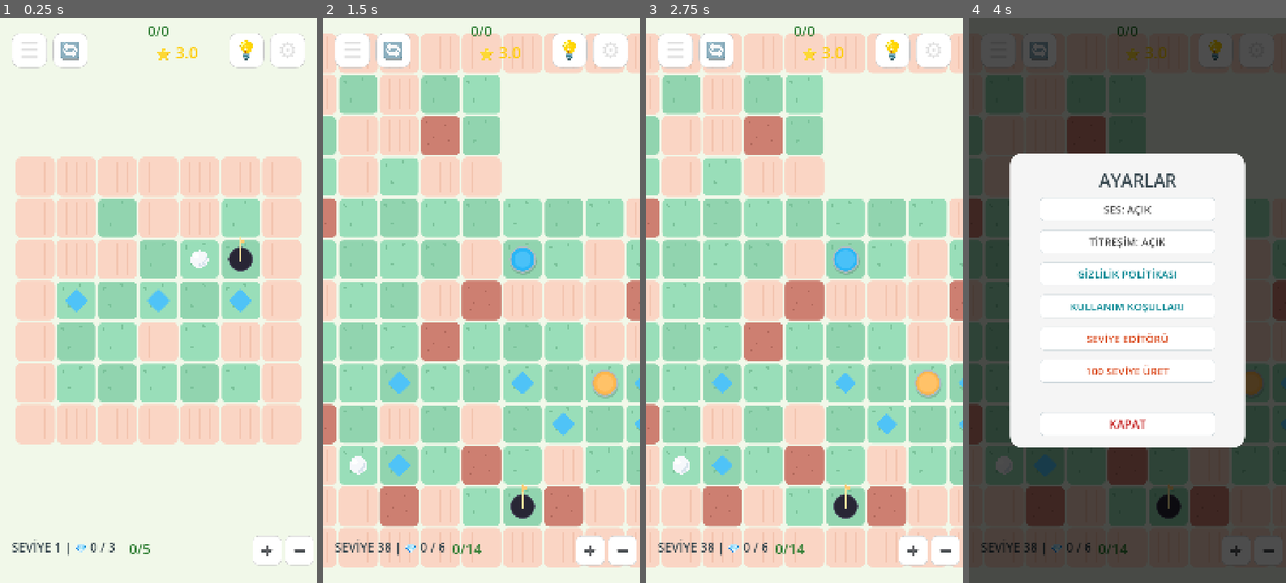
Above: before the commit, frames 1-4 (left to right).
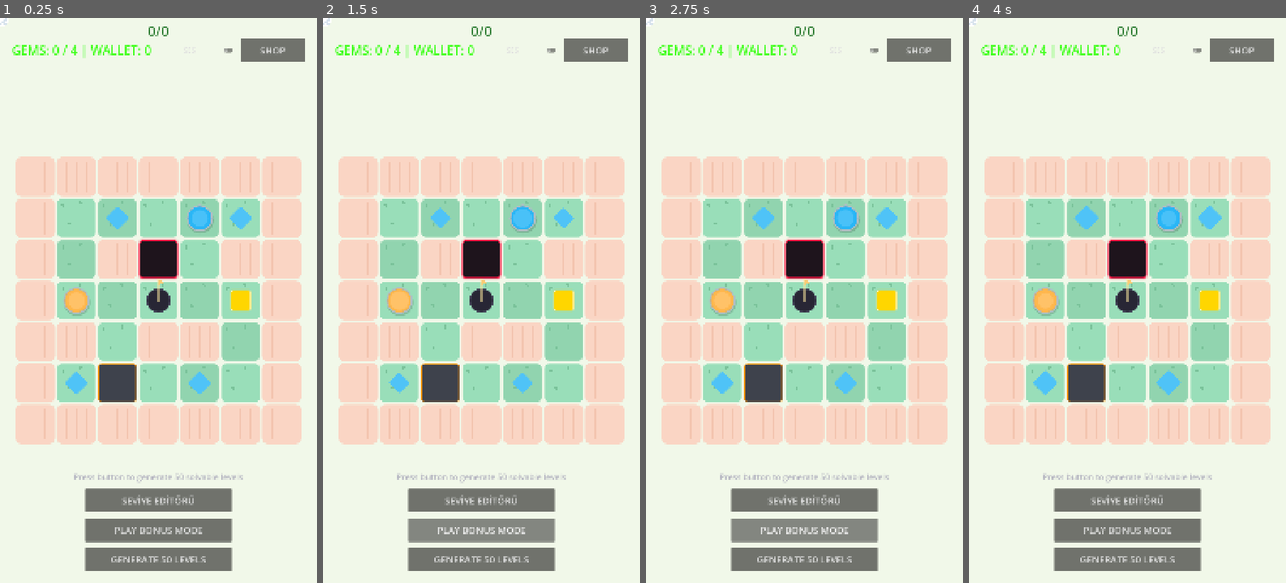
Above: after the commit, the same moments.

Repository: gkesebir/slidegolf
Game: Godot game, scene res://scenes/Main.tscn
The game is run twice, just before and just after one commit, with the same random seed, the same clock (stepped at 60 frames per second) and the same inputs.
Inputs (mouse positions are in pixels of both pictures, inside the frame that each line leads up to):
- Up to frame 1 (0.25 s): no input
- Up to frame 2 (1.5 s): click (351, 51) at 0.5 s, where only the run before the commit has a clickable "☰"; click (481, 532) at 1.25 s, where only the run after the commit has a clickable "PLAY BONUS MODE"
- Up to frame 3 (2.75 s): click (804, 532) at 2 s, where only the run after the commit has a clickable "PLAY BONUS MODE"
- Up to frame 4 (4 s): click (1241, 51) at 2.75 s, where only the run after the commit has a clickable "SHOP"; click (1038, 51) at 3.5 s, where only the run before the commit has a clickable "🔄"

The runs differ from the first frame. In frame 1, 18% of the frame differs, in the area x 0-99%, y 0-98%; in frame 2, 61%; in frame 3, 61%; in frame 4, 95%, in the area x 0-100%, y 0-100%.
Error after the commit: Parse Error: Identifier "AD_COOLDOWN_SEC" not declared in the current scope. (res://scripts/GameManager.gd:539)

Commit message:
fix: resolve UI overlapping, level stars alignment, and zoom button position

Diff:
--- a/scripts/GameManager.gd
+++ b/scripts/GameManager.gd
@@ -102,8 +102,7 @@
 		var zoom_in_btn = Button.new()
 		zoom_in_btn.text = "➕"
 		zoom_in_btn.add_theme_font_size_override("font_size", 40)
-		zoom_in_btn.set_anchors_and_offsets_preset(Control.PRESET_CENTER_RIGHT)
-		zoom_in_btn.position = Vector2(-220, -50)
+		zoom_in_btn.position = Vector2(860, 50)
 		zoom_in_btn.size = Vector2(100, 100)
 		zoom_in_btn.add_theme_stylebox_override("normal", s_style)
 		zoom_in_btn.pressed.connect(_zoom_in)
@@ -112,8 +111,7 @@
 		var zoom_out_btn = Button.new()
 		zoom_out_btn.text = "➖"
 		zoom_out_btn.add_theme_font_size_override("font_size", 40)
-		zoom_out_btn.set_anchors_and_offsets_preset(Control.PRESET_CENTER_RIGHT)
-		zoom_out_btn.position = Vector2(-110, -50)
+		zoom_out_btn.position = Vector2(970, 50)
 		zoom_out_btn.size = Vector2(100, 100)
 		zoom_out_btn.add_theme_stylebox_override("normal", s_style)
 		zoom_out_btn.pressed.connect(_zoom_out)
@@ -134,6 +132,10 @@
 		hamburger_btn.add_theme_stylebox_override("normal", t_style)
 		hamburger_btn.pressed.connect(_open_level_selection)
 		ui_topbar.add_child(hamburger_btn)
+
+		var old_diamond = ui_topbar.get_node_or_null("DiamondLabel")
+		if old_diamond and old_diamond != diamond_label:
+			old_diamond.queue_free()
 
 		var restart_top_btn = Button.new()
 		restart_top_btn.text = "🔄"
@@ -428,8 +430,8 @@
 
 	levels_cleared_since_ad += 1
 
-	check_and_show_ad()
-
+	if not check_and_show_ad(Callable(self, "show_victory_screen")):
+		show_victory_screen()
 func show_victory_screen():
 	if victory_screen:
 		victory_screen.show()
@@ -450,13 +452,17 @@
 		if title_label:
 			title_label.text = "BÖLÜM GEÇİLDİ!"
 			title_label.add_theme_color_override("font_color", Color("00e676"))
-			title_label.position.y = 80
+			title_label.position = Vector2(0, 60)
+			title_label.size = Vector2(900, 100)
+			title_label.horizontal_alignment = HORIZONTAL_ALIGNMENT_CENTER
 			title_label.add_theme_font_size_override("font_size", 70)
 
 		var info_label = victory_screen.get_node_or_null("Panel/InfoLabel")
 		if info_label:
 			info_label.text = "Tebrikler!\nHamle: %d / %d" % [current_moves, target_moves]
-			info_label.position.y = 200
+			info_label.position = Vector2(0, 420)
+			info_label.size = Vector2(900, 100)
+			info_label.horizontal_alignment = HORIZONTAL_ALIGNMENT_CENTER
 			info_label.add_theme_font_size_override("font_size", 42)
 
 		var stars_label = victory_screen.get_node_or_null("Panel/StarsLabel")
@@ -465,13 +471,14 @@
 			stars_label.name = "StarsLabel"
 			stars_label.add_theme_font_size_override("font_size", 120)
 			stars_label.add_theme_color_override("font_color", Color(1, 0.8, 0, 1))
-			stars_label.set_anchors_and_offsets_preset(Control.PRESET_CENTER)
+			stars_label.add_theme_color_override("font_color", Color(1, 0.8, 0, 1))
 			stars_label.horizontal_alignment = HORIZONTAL_ALIGNMENT_CENTER
 			if panel:
 				panel.add_child(stars_label)
 
 		if stars_label:
-			stars_label.position.y = 80
+			stars_label.position = Vector2(0, 200)
+			stars_label.size = Vector2(900, 150)
 			var stars = get_current_stars()
 			var star_text = ""
 			for i in range(floor(stars)):
@@ -525,20 +532,13 @@
 				fw.launch(Vector2(start_x, start_y), Vector2(target_x, target_y))
 			)
 
-func check_and_show_ad():
+func check_and_show_ad(callback: Callable) -> bool:
 	var current_time = Time.get_ticks_msec()
 	var time_diff_sec = (current_time - last_ad_time_msec) / 1000.0
 
-	if time_diff_sec >= 120.0 or levels_cleared_since_ad >= 3:
+	if time_diff_sec >= AD_COOLDOWN_SEC:
+		last_ad_time_msec = current_time
 		var ad_screen = get_node_or_null("../UI/AdScreen")
-		if ad_screen:
-			ad_screen.show()
-			ad_screen.start_ad_timer()
-			last_ad_time_msec = Time.get_ticks_msec()
-			levels_cleared_since_ad = 0
-		else:
-			show_victory_screen()
-	else:
 		show_victory_screen()
 
 func _on_restart_button_pressed():
@@ -911,7 +911,8 @@
 				if stars_earned > 0.0:
 					var star_container = HBoxContainer.new()
 					star_container.set_anchors_and_offsets_preset(Control.PRESET_BOTTOM_WIDE)
-					star_container.offset_bottom = -15
+					star_container.offset_top = -50
+					star_container.offset_bottom = -10
 					star_container.alignment = BoxContainer.ALIGNMENT_CENTER
 					star_container.add_theme_constant_override("separation", 2)
 
